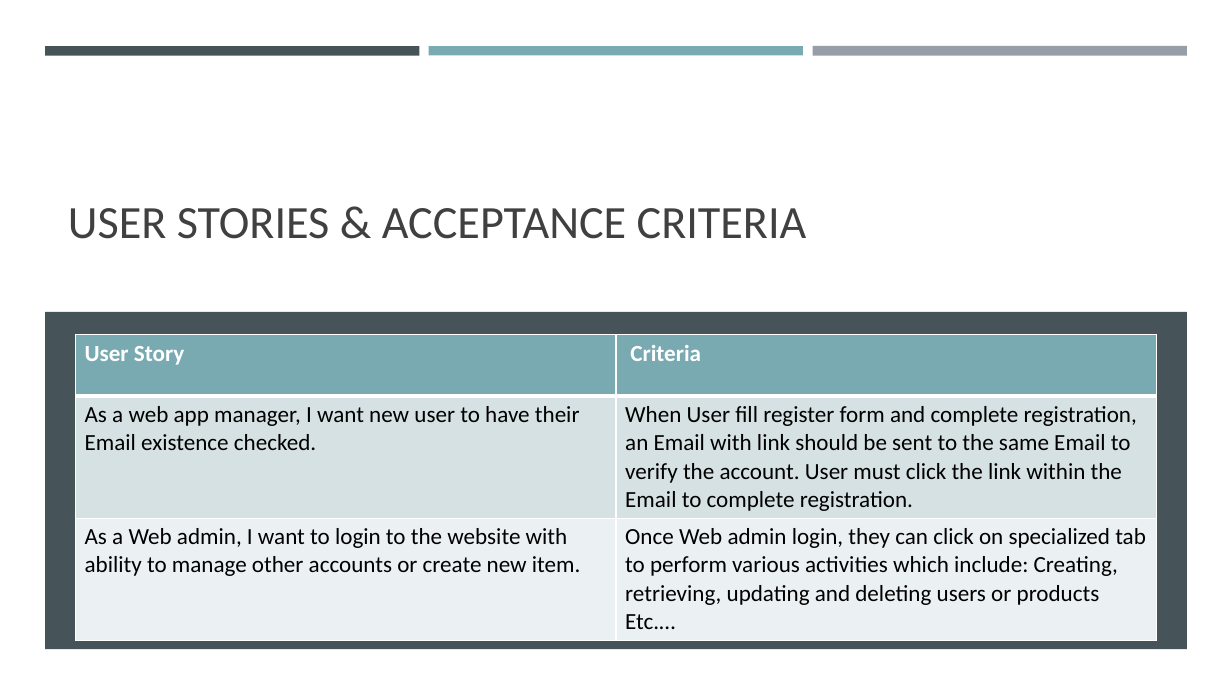
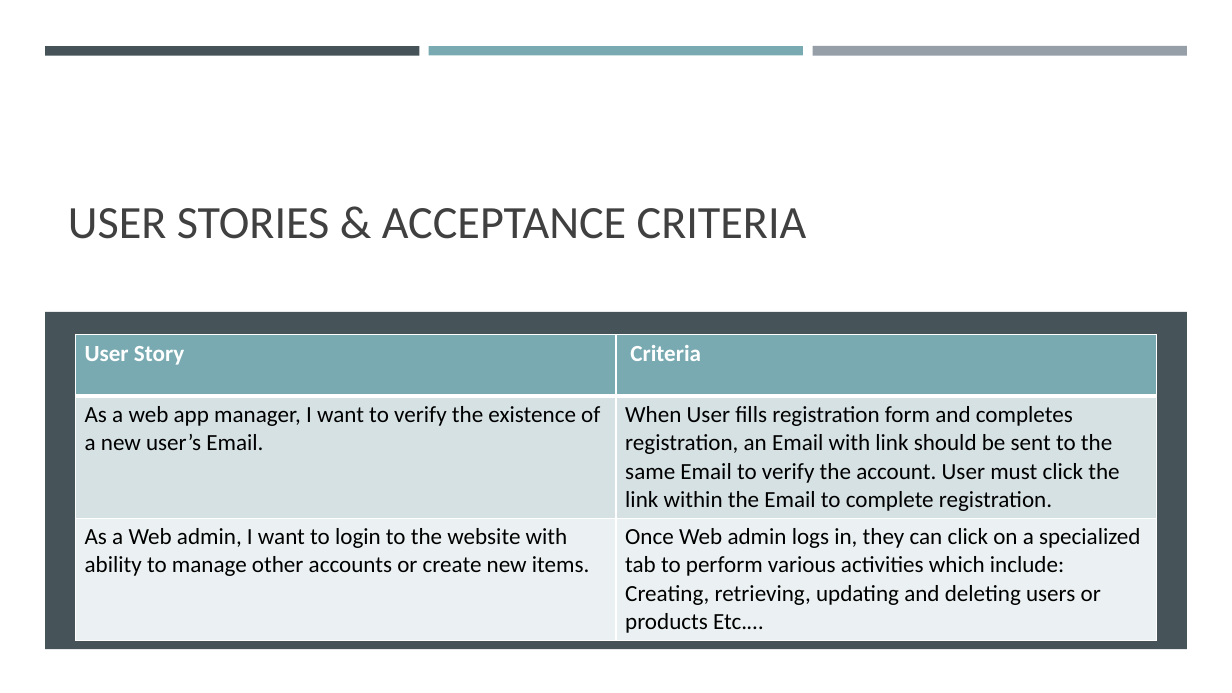
Before and after one commit to Xu12345-sophie/CS691TeamDice, a slide deck: slide 7 of Deliverable2/PC builder web application.pptx. Drawn at 1232x693 pixels with LibreOffice and Linux fonts; fonts in the diff are those of the drawing. Boxes give left, top, right and bottom in pixels: in the first picture for what was removed or moved away, otherwise in the second. Text is boxed around its words. In the diff, an @@ line names an element or a change of style, - is before the commit and + after.

```diff
--- a/Deliverable2/PC builder web application.pptx
+++ b/Deliverable2/PC builder web application.pptx
@@ table at <box>76,335,1157,637</box> @@
-row 2, column 1: As a web app manager, I want new user to have their Email existence checked.
+row 2, column 1: As a web app manager, I want to verify the existence of a new user’s Email.
-row 2, column 2: When User fill register form and complete registration, an Email with link should be sent to the same Email to verify the account. User must click the link within the Email to complete registration.
+row 2, column 2: When User fills registration form and completes registration, an Email with link should be sent to the same Email to verify the account. User must click the link within the Email to complete registration.
-row 3, column 1: As a Web admin, I want to login to the website with ability to manage other accounts or create new item.
+row 3, column 1: As a Web admin, I want to login to the website with ability to manage other accounts or create new items.
-row 3, column 2: Once Web admin login, they can click on specialized tab to perform various activities which include: Creating, retrieving, updating and deleting users or products Etc.…
+row 3, column 2: Once Web admin logs in, they can click on a specialized tab to perform various activities which include: Creating, retrieving, updating and deleting users or products Etc.…
```
Also in this commit, not shown: 4 other slides changed.
